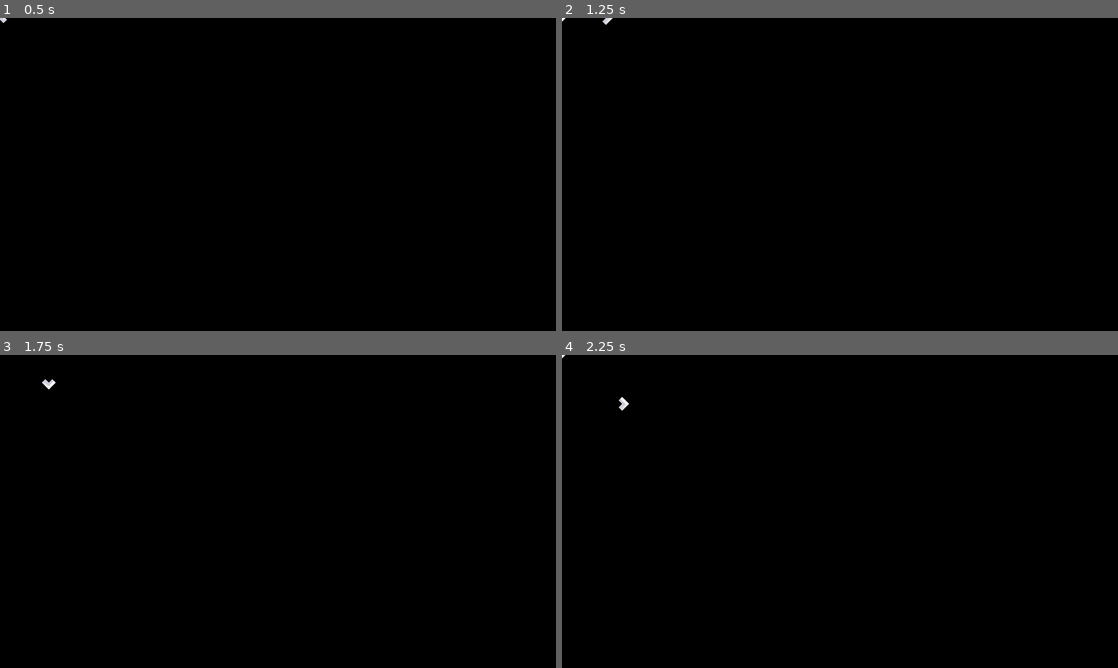
Above: before the commit, frames 1-4 (two rows, left to right).
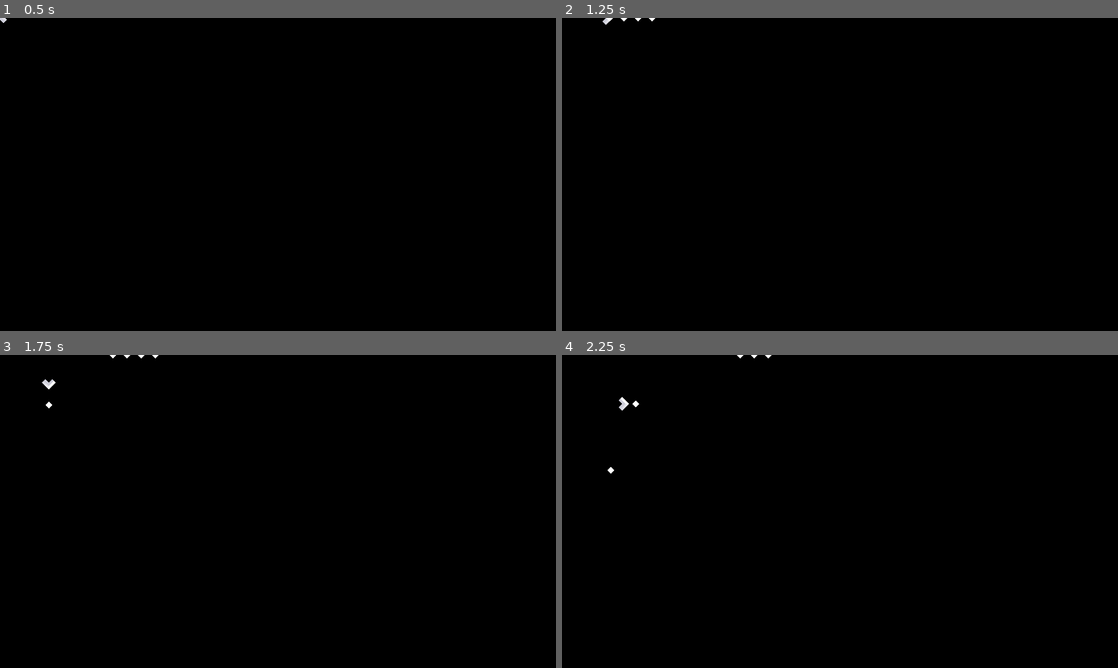
Above: after the commit, the same moments.

Repository: wdfeer/spaceshooter
Game: Godot game, scene res://src/player.tscn
Two runs of this game, one before a commit and one after it. Both use one fixed random seed, a clock stepped at 60 frames per second and the inputs below. This scene is started directly instead of the project's main scene.
Inputs (mouse positions are in pixels of both pictures, inside the frame that each line leads up to):
- Up to frame 1 (0.5 s): no input
- Up to frame 2 (1.25 s): tap Enter at 0.5 s; move the mouse to (962, 158) at 0.52 s; press the mouse at (962, 158) at 0.53 s; hold D (right) from 0.53 s (still down)
- Up to frame 3 (1.75 s): move the mouse to (166, 527) at 1.27 s; release D (right) at 1.28 s; release the mouse at (166, 527) at 1.28 s; hold S (down) from 1.28 s (still down); click (166, 527) at 1.35 s
- Up to frame 4 (2.25 s): move the mouse to (895, 442) at 2.02 s; release S (down) at 2.03 s; press the mouse at (895, 442) at 2.03 s; hold D (right) from 2.03 s (still down)

Frame 1 is identical in both runs. In frame 2, less than 0.1% of the frame differs, in the area x 0-17%, y 0-2%; in frame 3, less than 0.1%; in frame 4, less than 0.1%, in the area x 0-38%, y 0-38%.

Commit message:
Implement shooting

Diff:
--- a/src/player.gd
+++ b/src/player.gd
@@ -1,14 +1,15 @@
 extends CharacterBody2D
 
 const SPEED = 300.0
+
 const SHOOT_INVERVAL: float = 0.2
-
 @export
 var projectile_scene: PackedScene
 var shoot_timer: float = SHOOT_INVERVAL
+const SHOOT_VELOCITY: float = 600
 
-func _unhandled_input(event: InputEvent) -> void:
-	if event.is_action_pressed("shoot") && can_shoot():
+func _process(delta: float) -> void:
+	if Input.is_action_pressed("shoot") && can_shoot():
 		shoot()
 		shoot_timer = 0
 
@@ -27,5 +28,6 @@
 	return shoot_timer >= SHOOT_INVERVAL
 func shoot():
 	var proj: Projectile = projectile_scene.instantiate()
-	proj.velocity = Vector2.from_angle(rotation)
+	proj.global_position = global_position
+	proj.velocity = Vector2.from_angle(rotation - PI / 2) * SHOOT_VELOCITY
 	get_parent().add_child(proj)
